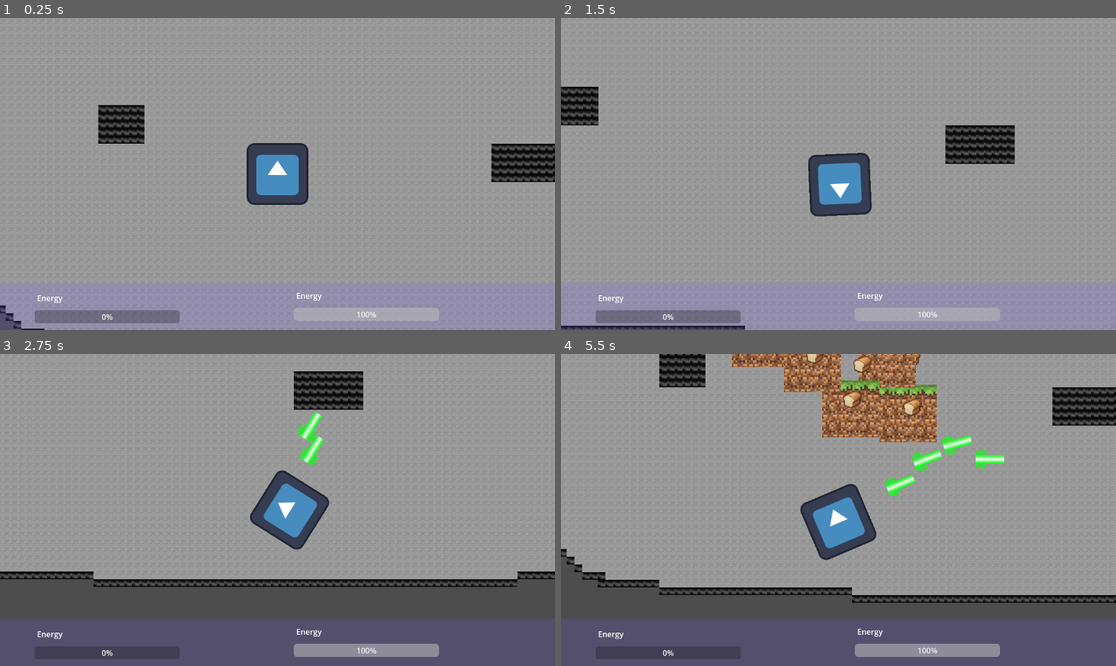
Above: before the commit, frames 1-4 (two rows, left to right).
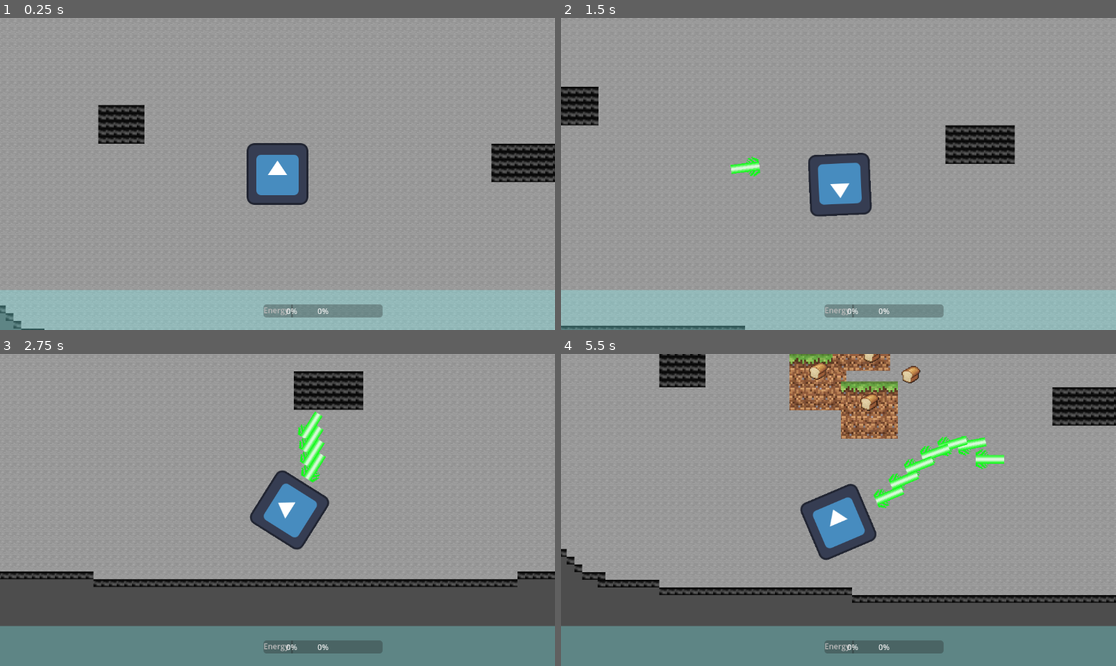
Above: after the commit, the same moments.

Repository: j-hnn/PhantasmPursuit
Game: Godot game, scene res://scenes/world.tscn
Two runs of this game, one before a commit and one after it. Both use one fixed random seed, a clock stepped at 60 frames per second and the inputs below. The engine's default icon, where the game draws it, is replaced by a stand-in: a white triangle on a blue panel in a dark square.
Inputs (mouse positions are in pixels of both pictures, inside the frame that each line leads up to):
- Up to frame 1 (0.25 s): no input
- Up to frame 2 (1.5 s): tap Enter at 0.5 s; move the mouse to (960, 158) at 0.52 s; press the mouse at (960, 158) at 0.53 s; hold Right (ui_right) 0.53-1.28 s; tap Space (spawn) at 0.8, 1.35 s; move the mouse to (727, 189) at 1.27 s; release the mouse at (727, 189) at 1.28 s; hold Down (ui_down) from 1.28 s (still down)
- Up to frame 3 (2.75 s): click (166, 525) at 1.55 s; move the mouse to (333, 441) at 2.02 s; release Down (ui_down) at 2.03 s; press the mouse at (333, 441) at 2.03 s; hold Right (ui_right) from 2.03 s (still down); tap Space (spawn) at 2.3 s
- Up to frame 4 (5.5 s): move the mouse to (810, 572) at 2.77 s; release Right (ui_right) at 2.78 s; release the mouse at (810, 572) at 2.78 s; hold Up (ui_up) 2.78-3.53 s; tap Space (spawn) at 2.85, 3.8, 4.35, 5.3 s; click (810, 572) at 3.05 s; move the mouse to (1005, 556) at 3.52 s; press the mouse at (1005, 556) at 3.53 s; hold Left (ui_left) 3.53-5.03 s; move the mouse to (672, 463) at 4.27 s; release the mouse at (672, 463) at 4.28 s; click (672, 463) at 4.55 s; move the mouse to (866, 510) at 5.02 s; press the mouse at (866, 510) at 5.03 s; hold Down (ui_down) from 5.03 s (still down)

The runs differ from the first frame. In frame 1, 12% of the frame differs, in the area x 0-100%, y 87-100%; in frame 2, 12%; in frame 3, 15%; in frame 4, 22%, in the area x 0-100%, y 0-100%.

Commit message:
gui rewordk

Diff:
--- a/scenes/player.tscn
+++ b/scenes/player.tscn
@@ -1,8 +1,7 @@
-[gd_scene load_steps=5 format=3 uid="uid://b1ml7303haypj"]
+[gd_scene load_steps=4 format=3 uid="uid://b1ml7303haypj"]
 
 [ext_resource type="Script" path="res://scripts/player.gd" id="1_7hs8f"]
 [ext_resource type="Texture2D" uid="uid://cghc6neln74uj" path="res://assets/icon.svg" id="2_ylgb3"]
-[ext_resource type="PackedScene" uid="uid://ja1mxtwmpwk3" path="res://scenes/player_gui.tscn" id="3_3s0r1"]
 
 [sub_resource type="CircleShape2D" id="CircleShape2D_cuilx"]
 radius = 65.5134
@@ -24,4 +23,37 @@
 position_smoothing_enabled = true
 position_smoothing_speed = 10.0
 
-[node name="player_gui" parent="Camera2D" instance=ExtResource("3_3s0r1")]
+[node name="player_gui" type="CanvasLayer" parent="Camera2D"]
+
+[node name="BackgroundRect" type="ColorRect" parent="Camera2D/player_gui"]
+offset_top = 565.0
+offset_right = 1152.0
+offset_bottom = 648.0
+color = Color(0.52549, 1, 1, 0.313726)
+
+[node name="HBoxContainer" type="HBoxContainer" parent="Camera2D/player_gui/BackgroundRect"]
+layout_mode = 1
+anchors_preset = 15
+anchor_right = 1.0
+anchor_bottom = 1.0
+grow_horizontal = 2
+grow_vertical = 2
+alignment = 1
+
+[node name="EnergyLabel" type="Label" parent="Camera2D/player_gui/BackgroundRect/HBoxContainer"]
+layout_mode = 2
+text = "Energy"
+
+[node name="EnergyBar" type="ProgressBar" parent="Camera2D/player_gui/BackgroundRect/HBoxContainer/EnergyLabel"]
+layout_mode = 0
+offset_right = 247.0
+offset_bottom = 27.0
+fill_mode = 1
+
+[node name="CollectedLabel" type="Label" parent="Camera2D/player_gui/BackgroundRect/HBoxContainer"]
+layout_mode = 2
+
+[node name="CollectedProgress" type="ProgressBar" parent="Camera2D/player_gui/BackgroundRect/HBoxContainer/CollectedLabel"]
+layout_mode = 0
+offset_right = 4.0
+offset_bottom = 27.0
--- a/scenes/player_gui.tscn
+++ /dev/null
@@ -1,43 +0,0 @@
-[gd_scene load_steps=2 format=3 uid="uid://ja1mxtwmpwk3"]
-
-[ext_resource type="Script" path="res://scripts/player_gui.gd" id="1_24405"]
-
-[node name="player_gui" type="CanvasLayer"]
-script = ExtResource("1_24405")
-
-[node name="BackgroundRect" type="ColorRect" parent="."]
-offset_top = 550.0
-offset_right = 1152.0
-offset_bottom = 648.0
-color = Color(0.462745, 0.352941, 1, 0.184314)
-
-[node name="ProgressLabel" type="Label" parent="."]
-offset_left = 77.0
-offset_top = 570.0
-offset_right = 473.0
-offset_bottom = 598.0
-text = "Energy"
-
-[node name="ProgressBar" type="ProgressBar" parent="ProgressLabel"]
-layout_mode = 0
-offset_left = -5.0
-offset_top = 37.0
-offset_right = 296.0
-offset_bottom = 64.0
-rounded = true
-
-[node name="EnergyLabel" type="Label" parent="."]
-offset_left = 615.0
-offset_top = 565.0
-offset_right = 1011.0
-offset_bottom = 593.0
-text = "Energy"
-
-[node name="EnergyBar" type="ProgressBar" parent="EnergyLabel"]
-layout_mode = 0
-offset_left = -5.0
-offset_top = 37.0
-offset_right = 296.0
-offset_bottom = 64.0
-rounded = true
-fill_mode = 1
--- a/scenes/world.tscn
+++ b/scenes/world.tscn
@@ -1,10 +1,9 @@
-[gd_scene load_steps=10 format=3 uid="uid://bdil5vlg3x22o"]
+[gd_scene load_steps=9 format=3 uid="uid://bdil5vlg3x22o"]
 
 [ext_resource type="Script" path="res://scripts/world.gd" id="1_8f52c"]
 [ext_resource type="Texture2D" uid="uid://cfggys4cxkh2b" path="res://assets/FloorPlaceholder.png" id="2_0nhuw"]
 [ext_resource type="Texture2D" uid="uid://4qcry6eh55cc" path="res://assets/WallPlaceholder.png" id="3_54jfu"]
 [ext_resource type="PackedScene" uid="uid://b1ml7303haypj" path="res://scenes/player.tscn" id="4_audh1"]
-[ext_resource type="PackedScene" uid="uid://c0e838p3ybghj" path="res://scenes/enemy.tscn" id="4_gc648"]
 
 [sub_resource type="NavigationPolygon" id="NavigationPolygon_1h83e"]
 vertices = PackedVector2Array(-8, -8, 8, -8, 8, 8, -8, 8)
@@ -39,8 +38,5 @@
 format = 2
 layer_0/tile_data = PackedInt32Array(-720883, 1, 0, -720884, 1, 0, -720885, 1, 0, -720886, 1, 0, -720887, 1, 0, -720888 …(143985 unchanged characters)…
 
-[node name="enemy" parent="TileMap" node_paths=PackedStringArray("player") instance=ExtResource("4_gc648")]
-player = NodePath("../player")
-
 [node name="player" parent="TileMap" instance=ExtResource("4_audh1")]
 position = Vector2(260, 671)
--- a/scripts/enemy.gd
+++ b/scripts/enemy.gd
@@ -2,6 +2,8 @@
 
 const speed = 200
 @export var player: Node2D
+
+signal player_hit
 
 @onready var nav_agent := $NavigationAgent2D as NavigationAgent2D
 @onready var trail_marker = $Trailmarker
@@ -30,3 +32,4 @@
 func _on_hitbox_body_entered(body):
 	if body == player:
 		queue_free()
+		player_hit.emit()
--- a/scripts/laser.gd
+++ b/scripts/laser.gd
@@ -1,4 +1,6 @@
 extends CharacterBody2D
+
+signal enemy_hit
 
 var speed = 500
 
@@ -15,3 +17,4 @@
 		queue_free()
 		if body is Phantom:
 			body.queue_free()
+			enemy_hit.emit()
--- a/scripts/player.gd
+++ b/scripts/player.gd
@@ -5,16 +5,22 @@
 @export var speed = 300
 
 var dir : Vector2
-var reload_time = 0.1
+var fire_rate = 0.05
 var can_fire = true
+var energy = 100
+
+
 
 func _physics_process(_delta):
 	look_at(get_global_mouse_position())
 	velocity = dir * speed
 	move_and_slide()
+	print(energy)
 
-	if Input.is_action_pressed("fire") and can_fire:
+	if Input.is_action_pressed("fire") and energy > 0 and can_fire:
 		fire_laser()
+	elif energy < 100:
+		energy += 1
 
 func _unhandled_input(_event):
 	dir.x = Input.get_axis("ui_left", "ui_right")
@@ -23,9 +29,16 @@
 
 func fire_laser():
 	can_fire = false
+	energy -= 1
 	var laser = load("res://scenes/laser.tscn").instantiate()
 	laser.global_position = muzzle.global_position
 	laser.rotation = self.rotation
 	get_parent().add_child(laser)
-	await get_tree().create_timer(reload_time).timeout
+	await get_tree().create_timer(fire_rate).timeout
 	can_fire = true
+	laser.enemy_hit.connect(_on_enemy_hit)
+
+func _on_enemy_hit():
+	pass
+	#code when enemy hit
+	#collected += 1
--- a/scripts/player_gui.gd
+++ /dev/null
@@ -1,17 +0,0 @@
-extends CanvasLayer
-
-@onready var progress_bar = $ProgressLabel/ProgressBar
-@onready var energy_bar = $EnergyLabel/EnergyBar
-
-var progress_bar_text = 0
-var energy_bar_text = 100
-
-
-func _ready():
-	progress_bar.value = progress_bar_text
-	energy_bar.value = energy_bar_text
-
-
-
-func _process(delta):
-	pass
--- a/scripts/world.gd
+++ b/scripts/world.gd
@@ -2,14 +2,13 @@
 
 var can_spawn = true
 var spawn_delay = 5
+var collected = 0
+var switched = false
 
 
-# Called when the node enters the scene tree for the first time.
 func _ready():
-	pass # Replace with function body.
+	pass
 
-
-# Called every frame. 'delta' is the elapsed time since the previous frame.
 func _process(delta):
 	if can_spawn:
 		can_spawn = false
@@ -25,3 +24,12 @@
 	enemy.player = $TileMap/player
 	enemy.global_position = Vector2(0, 0)
 	get_parent().add_child(enemy)
+	enemy.player_hit.connect(_on_player_hit)
+
+func _on_player_hit():
+	print("player hit")
+	reset_player()
+
+func reset_player():
+	collected = 0
+	switched = false
